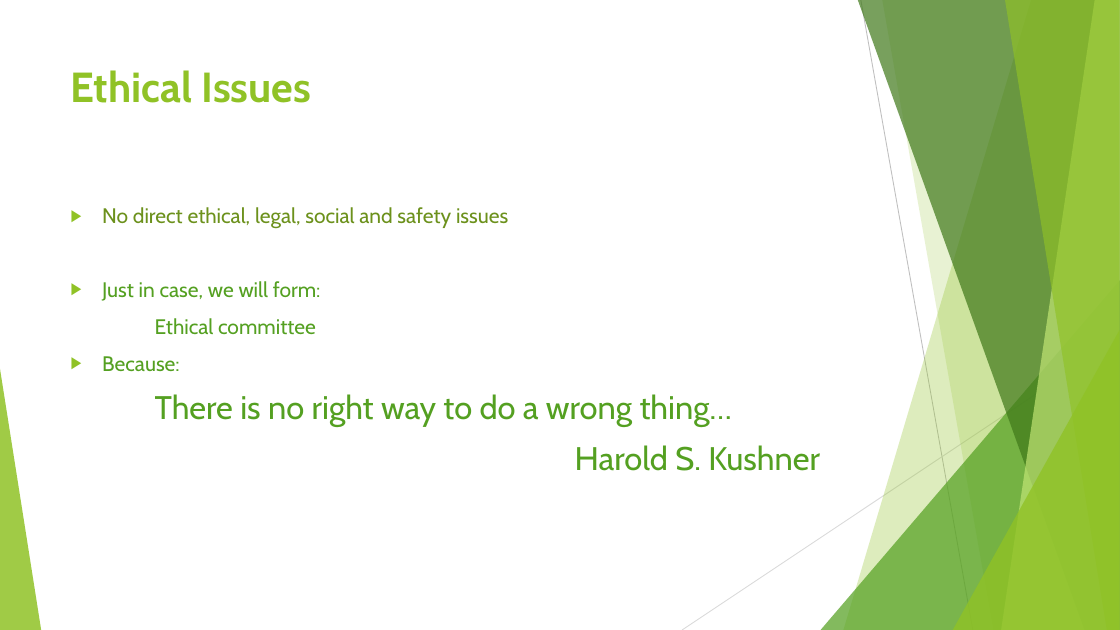
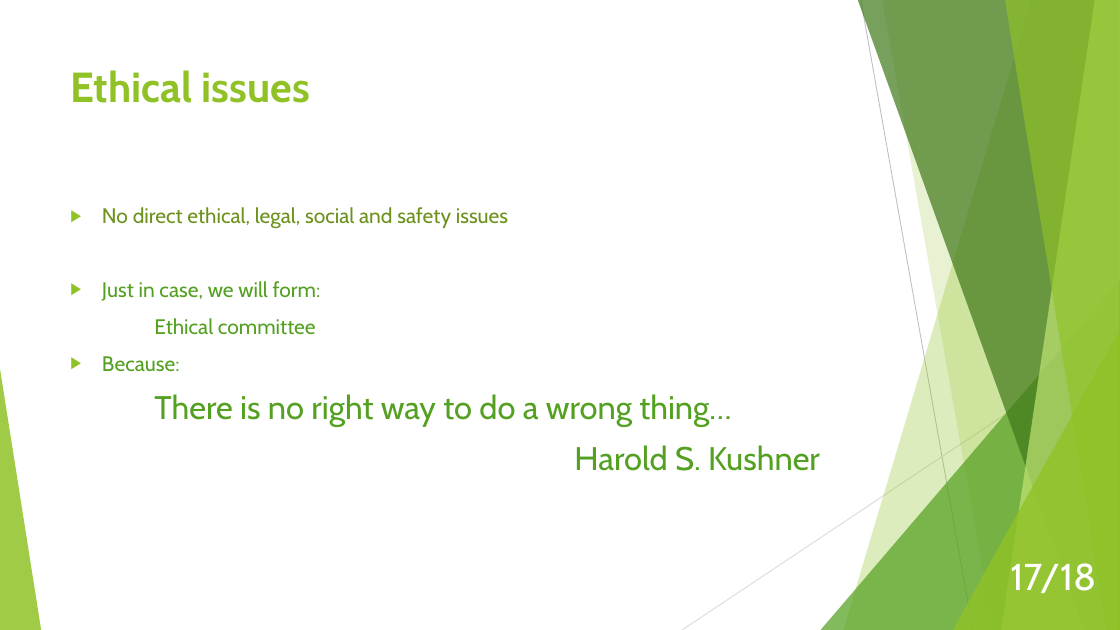
Before and after one commit to MarinaNikolic/UPR, a slide deck: slide 17 of APS.pptx. Drawn at 1120x630 pixels with LibreOffice and Linux fonts; fonts in the diff are those of the drawing. Boxes give left, top, right and bottom in pixels: in the first picture for what was removed or moved away, otherwise in the second. Text is boxed around its words. In the diff, an @@ line names an element or a change of style, - is before the commit and + after.

Commit message:
PPT for proposal done. CMMI done. Big-to-do updated. Fixed minor grammar issues in proposal.

```diff
--- a/APS.pptx
+++ b/APS.pptx
@@ title at (x1=71, y1=70, x2=310, y2=103): text changed @@
-Ethical Issues
+Ethical issues
@@ page number added at (x1=1010, y1=563, x2=1096, y2=593), 32 pt, text #FFFFFF @@
+17/18
```
Also in this commit, not shown: 16 other slides changed, 3 other files.
